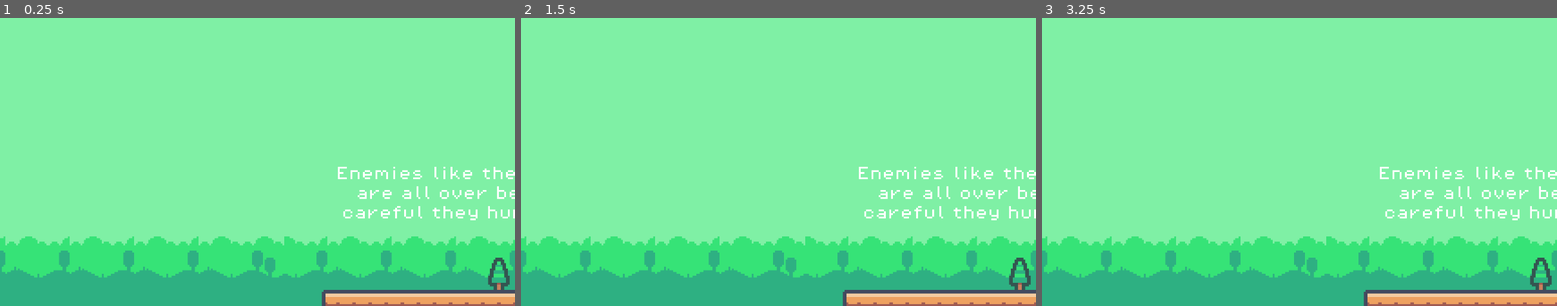
Above: before the commit, frames 1-3 (left to right).
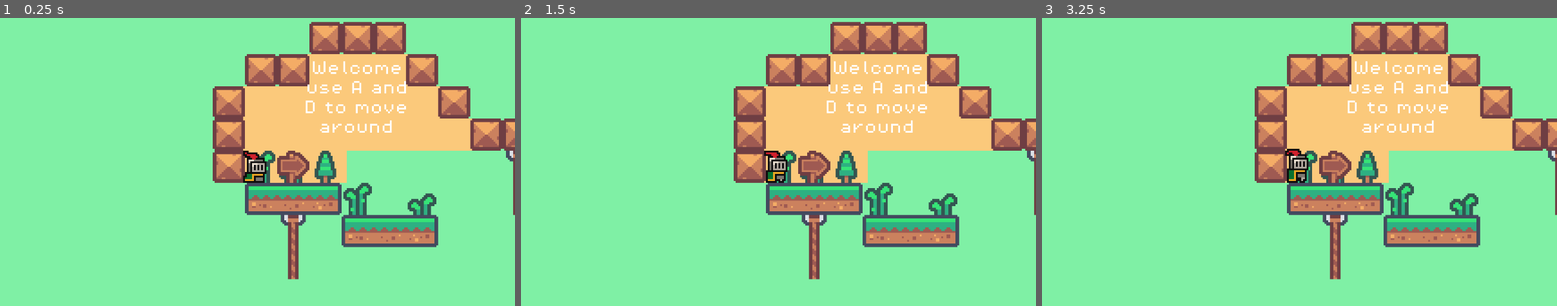
Above: after the commit, the same moments.

Repository: Huntaylor/second_game
Game: Godot game, scene res://scenes/game.tscn
Same seed, same stepped clock (60 frames per second), same inputs: the game is played once before the commit and once after it.
Inputs:
- Up to frame 1 (0.25 s): no input
- Up to frame 2 (1.5 s): hold D (Move_right) from 0.53 s (still down); tap Space (Jump) at 0.77 s
- Up to frame 3 (3.25 s): tap Space (Jump) at 1.52, 3.02 s; release D (Move_right) at 2.03 s; hold A (Move_left) 2.03-2.78 s; tap Enter at 2.75 s; hold D (Move_right) from 2.78 s (still down)

The runs differ from the first frame. In frame 1, 50% of the frame differs, in the area x 0-100%, y 1-100%; in frame 2, 50%; in frame 3, 50%.
Error before the commit: Invalid operands 'float' and 'Vector2' in operator '+'. (res://scripts/enemies/spike.gd:22)
Error after the commit: Invalid operands 'float' and 'Vector2' in operator '+'. (res://scripts/player/player.gd:38)

Commit message:
fixed missing parts

Diff:
--- a/scenes/player/player.tscn
+++ b/scenes/player/player.tscn
@@ -1,7 +1,30 @@
-[gd_scene load_steps=30 format=3 uid="uid://c26atjy31ec5n"]
-
-[ext_resource type="Script" path="res://scripts/player.gd" id="1_nyfdt"]
-[ext_resource type="Texture2D" path="res://assets/knight.png" id="2_hpcae"]
+[gd_scene load_steps=39 format=3 uid="uid://ecboai1qjgr7"]
+
+[ext_resource type="Script" path="res://scripts/player/player.gd" id="1_nyfdt"]
+[ext_resource type="Shader" path="res://shaders/damage.gdshader" id="2_0rfn6"]
+[ext_resource type="Texture2D" uid="uid://uagmabg47f1b" path="res://assets/Character/knight.png" id="2_hpcae"]
+[ext_resource type="AudioStream" uid="uid://benuixkpwns0v" path="res://assets/sfx/hitHurt.wav" id="4_dsnm5"]
+
+[sub_resource type="ShaderMaterial" id="ShaderMaterial_uqmkx"]
+shader = ExtResource("2_0rfn6")
+shader_parameter/flash_color = Color(1, 1, 1, 1)
+shader_parameter/flash_value = 0.0
+
+[sub_resource type="AtlasTexture" id="AtlasTexture_k5j3y"]
+atlas = ExtResource("2_hpcae")
+region = Rect2(0, 224, 32, 32)
+
+[sub_resource type="AtlasTexture" id="AtlasTexture_yd5r8"]
+atlas = ExtResource("2_hpcae")
+region = Rect2(32, 224, 32, 32)
+
+[sub_resource type="AtlasTexture" id="AtlasTexture_0d07y"]
+atlas = ExtResource("2_hpcae")
+region = Rect2(64, 224, 32, 32)
+
+[sub_resource type="AtlasTexture" id="AtlasTexture_l1v58"]
+atlas = ExtResource("2_hpcae")
+region = Rect2(96, 224, 32, 32)
 
 [sub_resource type="AtlasTexture" id="AtlasTexture_yuo1l"]
 atlas = ExtResource("2_hpcae")
Not shown: 1 places in scenes/enemies/spike.tscn that only renumber resources
